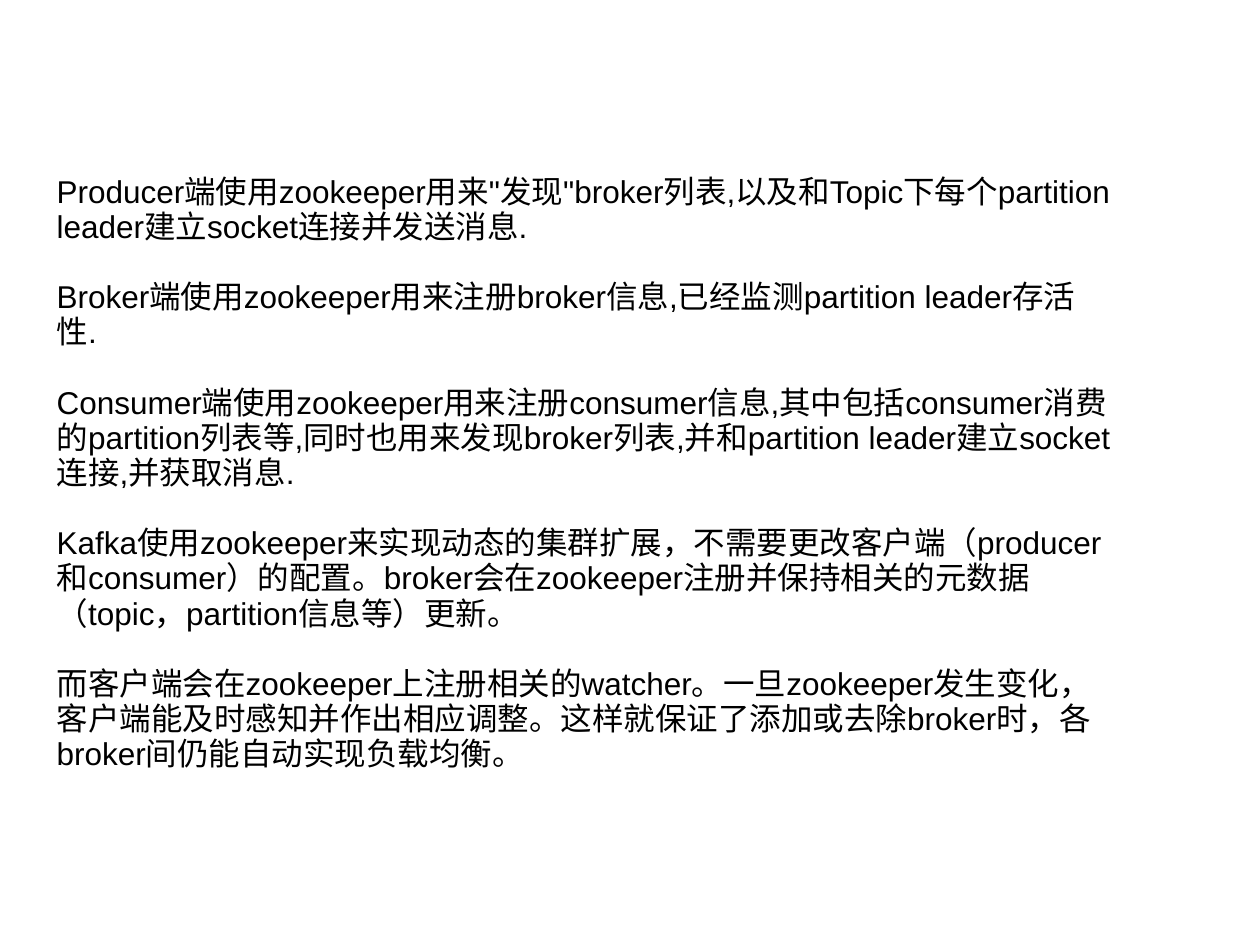
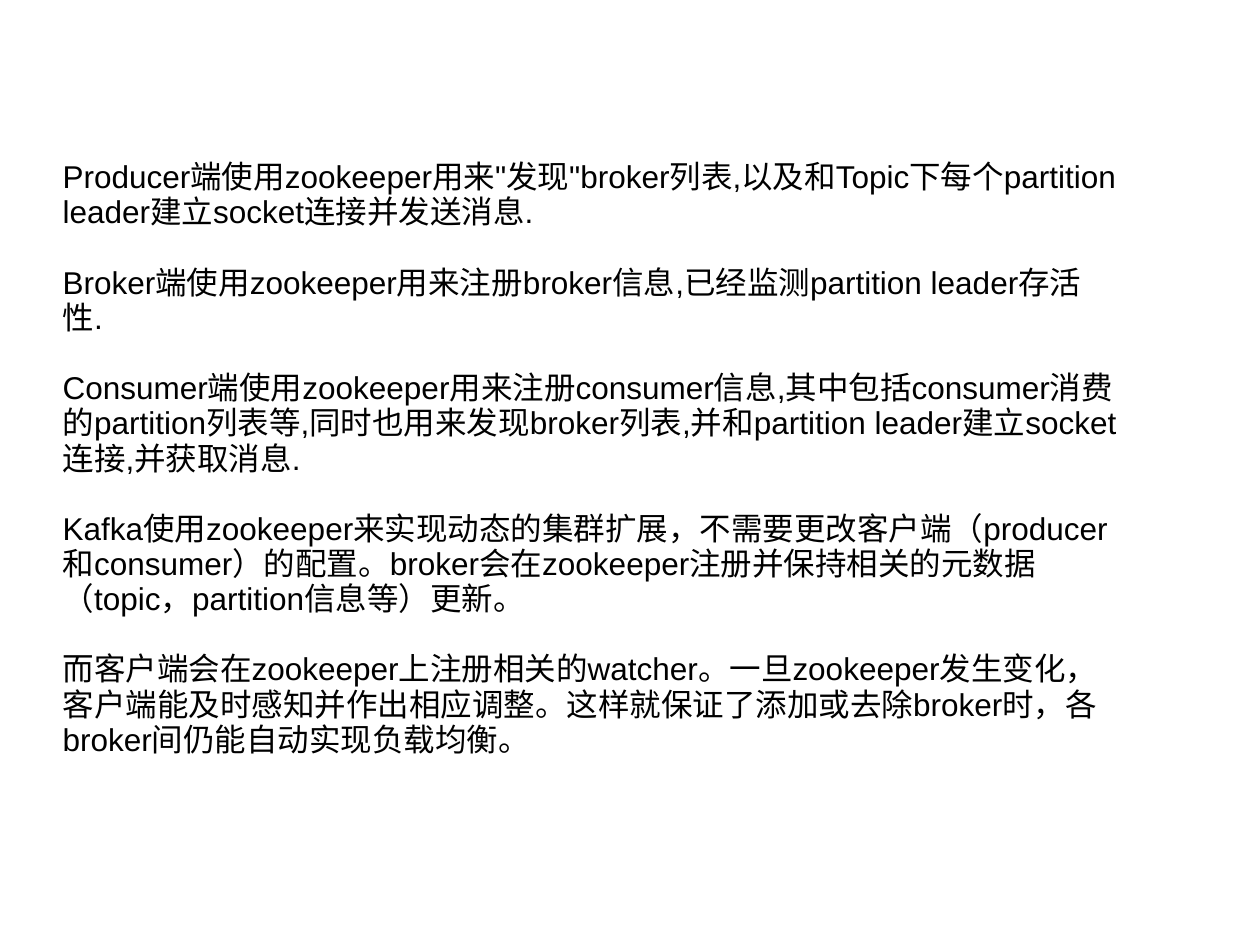
Before and after one commit to kurtishu/KurtisHu.github.io, a slide deck: slide 9 of remote/Kafka Introduction.ppt. Drawn at 1260x945 pixels with LibreOffice and Linux fonts; fonts in the diff are those of the drawing; background and template pictures are left out. Boxes give left, top, right and bottom in pixels: in the first picture for what was removed or moved away, otherwise in the second. Text is boxed around its words. In the diff, an @@ line names an element or a change of style, - is before the commit and + after.

```diff
--- a/remote/Kafka Introduction.ppt
+++ b/remote/Kafka Introduction.ppt
@@ text "Producer端使用zookeeper用来"发现"broker列表,以及和Topic下每个partition lead ...": place and size @@
-text "Producer端使用zookeeper用来"发现"broker列表,以及和Topic下每个partition lead ..." at bbox=[57, 178, 1110, 768]
+text "Producer端使用zookeeper用来"发现"broker列表,以及和Topic下每个partition lead ..." at bbox=[63, 163, 1116, 754]
```
Also in this commit, not shown: 4 other slides changed, 6 slides added, 5 slides removed.
